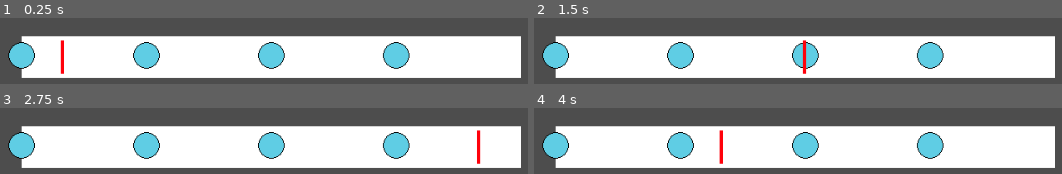
Above: before the commit, frames 1-4 (two rows, left to right).
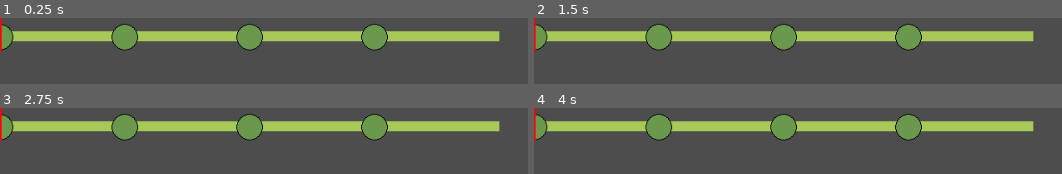
Above: after the commit, the same moments.

Repository: yjin910517/godot-puzzle-modules
Game: Godot game, scene res://Scenes/MusicRoll.tscn
Two runs of this game, one before a commit and one after it. Both use one fixed random seed, a clock stepped at 60 frames per second and the inputs below. The project has no main scene, so this scene is started directly.
Inputs:
- Up to frame 1 (0.25 s): no input
- Up to frame 2 (1.5 s): tap Enter at 0.5 s; tap F (drum_kick, bound only before the commit) at 0.6 s; tap G (goose, bound only after the commit) at 0.8, 1.35 s; tap Space at 1.25 s
- Up to frame 3 (2.75 s): tap L (lizard, bound only after the commit) at 1.55, 2.1 s; tap Enter at 2 s; tap F (drum_kick, bound only before the commit) at 2.3 s
- Up to frame 4 (4 s): tap Space at 2.75 s; tap F (drum_kick, bound only before the commit) at 2.85 s; tap G (goose, bound only after the commit) at 3.05, 3.6 s; tap Enter at 3.5 s; tap L (lizard, bound only after the commit) at 3.8 s

The runs differ from the first frame. In frame 1, 70% of the frame differs, in the area x 0-99%, y 0-91%; in frame 2, 70%; in frame 3, 70%; in frame 4, 70%.

Commit message:
set up three tracks for frog goose and lizard

Diff:
--- /dev/null
+++ b/natural_music_band/Scenes/Chorus.tscn
@@ -0,0 +1,45 @@
+[gd_scene load_steps=7 format=3 uid="uid://dkbjshy3iu3d0"]
+
+[ext_resource type="PackedScene" uid="uid://q6fdighwv8gx" path="res://Scenes/Frog.tscn" id="1_1h6dl"]
+[ext_resource type="Script" path="res://Scripts/music_sheet.gd" id="1_degoe"]
+[ext_resource type="Script" path="res://Scripts/chorus.gd" id="1_hchap"]
+[ext_resource type="PackedScene" uid="uid://cxofafwywmheh" path="res://Scenes/MusicRoll.tscn" id="2_5s5iq"]
+[ext_resource type="PackedScene" uid="uid://hehhdw124dta" path="res://Scenes/Goose.tscn" id="4_mocgu"]
+[ext_resource type="PackedScene" uid="uid://dhlr2nesh0d6n" path="res://Scenes/Lizard.tscn" id="6_gd15n"]
+
+[node name="Chorus" type="Control"]
+layout_mode = 3
+anchors_preset = 15
+anchor_right = 1.0
+anchor_bottom = 1.0
+grow_horizontal = 2
+grow_vertical = 2
+script = ExtResource("1_hchap")
+
+[node name="Background" type="ColorRect" parent="."]
+layout_mode = 1
+anchors_preset = 15
+anchor_right = 1.0
+anchor_bottom = 1.0
+grow_horizontal = 2
+grow_vertical = 2
+color = Color(0.94902, 0.909804, 0.811765, 1)
+
+[node name="MusicSheet" type="Control" parent="."]
+anchors_preset = 0
+offset_left = 115.0
+offset_top = 29.0
+offset_right = 850.0
+offset_bottom = 282.0
+script = ExtResource("1_degoe")
+
+[node name="MusicRoll" parent="MusicSheet" instance=ExtResource("2_5s5iq")]
+
+[node name="Frog" parent="." instance=ExtResource("1_1h6dl")]
+position = Vector2(441, 486)
+
+[node name="Lizard" parent="." instance=ExtResource("6_gd15n")]
+position = Vector2(310, 389)
+
+[node name="Goose" parent="." instance=ExtResource("4_mocgu")]
+position = Vector2(681, 421)
--- /dev/null
+++ b/natural_music_band/Scenes/Frog.tscn
@@ -0,0 +1,33 @@
+[gd_scene load_steps=6 format=3 uid="uid://q6fdighwv8gx"]
+
+[ext_resource type="Script" path="res://Scripts/sound_unit.gd" id="1_5piyq"]
+[ext_resource type="Texture2D" uid="uid://bghsf41qcvg15" path="res://Arts/frog_green1.png" id="1_kybfg"]
+[ext_resource type="Texture2D" uid="uid://db10exbrk334g" path="res://Arts/frog_green2.png" id="2_q5qad"]
+[ext_resource type="AudioStream" uid="uid://bm5f7dkycfc8j" path="res://Audio/unit_sound/frog_sound.wav" id="3_ecxde"]
+
+[sub_resource type="SpriteFrames" id="SpriteFrames_hm5fj"]
+animations = [{
+"frames": [{
+"duration": 1.0,
+"texture": ExtResource("2_q5qad")
+}, {
+"duration": 1.0,
+"texture": ExtResource("1_kybfg")
+}],
+"loop": false,
+"name": &"sing",
+"speed": 4.0
+}]
+
+[node name="Frog" type="Node2D"]
+script = ExtResource("1_5piyq")
+
+[node name="Sprite" type="AnimatedSprite2D" parent="."]
+scale = Vector2(2, 2)
+sprite_frames = SubResource("SpriteFrames_hm5fj")
+animation = &"sing"
+frame = 1
+frame_progress = 1.0
+
+[node name="Sound" type="AudioStreamPlayer2D" parent="."]
+stream = ExtResource("3_ecxde")
--- /dev/null
+++ b/natural_music_band/Scenes/Goose.tscn
@@ -0,0 +1,32 @@
+[gd_scene load_steps=6 format=3 uid="uid://hehhdw124dta"]
+
+[ext_resource type="Script" path="res://Scripts/sound_unit.gd" id="1_xf3x5"]
+[ext_resource type="Texture2D" uid="uid://0s2k6iehvhd5" path="res://Arts/goose2.png" id="2_fo5g8"]
+[ext_resource type="Texture2D" uid="uid://jmx8xmv73wan" path="res://Arts/goose1.png" id="3_tyycp"]
+[ext_resource type="AudioStream" uid="uid://dlqe06typ75h7" path="res://Audio/unit_sound/goose_sound.wav" id="4_kwa6t"]
+
+[sub_resource type="SpriteFrames" id="SpriteFrames_hm5fj"]
+animations = [{
+"frames": [{
+"duration": 1.0,
+"texture": ExtResource("2_fo5g8")
+}, {
+"duration": 1.0,
+"texture": ExtResource("3_tyycp")
+}],
+"loop": false,
+"name": &"sing",
+"speed": 4.0
+}]
+
+[node name="Goose" type="Node2D"]
+script = ExtResource("1_xf3x5")
+
+[node name="Sprite" type="AnimatedSprite2D" parent="."]
+scale = Vector2(2, 2)
+sprite_frames = SubResource("SpriteFrames_hm5fj")
+animation = &"sing"
+frame = 1
+
+[node name="Sound" type="AudioStreamPlayer2D" parent="."]
+stream = ExtResource("4_kwa6t")
--- /dev/null
+++ b/natural_music_band/Scenes/Lizard.tscn
@@ -0,0 +1,42 @@
+[gd_scene load_steps=8 format=3 uid="uid://dhlr2nesh0d6n"]
+
+[ext_resource type="Script" path="res://Scripts/sound_unit.gd" id="1_ku5ym"]
+[ext_resource type="Texture2D" uid="uid://b3jsmhsfedibf" path="res://Arts/lizard_green2.png" id="2_ugn08"]
+[ext_resource type="Texture2D" uid="uid://dn24ganpmtdm5" path="res://Arts/lizard_green1.png" id="3_45hxx"]
+[ext_resource type="Texture2D" uid="uid://rksvhcmcp1n1" path="res://Arts/lizard_green3.png" id="3_asyrj"]
+[ext_resource type="AudioStream" uid="uid://cd6j7cun4m0nm" path="res://Audio/unit_sound/lizard_sound.wav" id="4_owg7i"]
+[ext_resource type="Texture2D" uid="uid://bxi5gyvo6tigi" path="res://Arts/lizard_green4.png" id="4_rsfev"]
+
+[sub_resource type="SpriteFrames" id="SpriteFrames_hm5fj"]
+animations = [{
+"frames": [{
+"duration": 1.0,
+"texture": ExtResource("2_ugn08")
+}, {
+"duration": 1.0,
+"texture": ExtResource("3_asyrj")
+}, {
+"duration": 1.0,
+"texture": ExtResource("4_rsfev")
+}, {
+"duration": 1.0,
+"texture": ExtResource("3_45hxx")
+}],
+"loop": false,
+"name": &"sing",
+"speed": 16.0
+}]
+
+[node name="Lizard" type="Node2D"]
+script = ExtResource("1_ku5ym")
+
+[node name="Sprite" type="AnimatedSprite2D" parent="."]
+scale = Vector2(2, 2)
+sprite_frames = SubResource("SpriteFrames_hm5fj")
+animation = &"sing"
+frame = 3
+frame_progress = 1.0
+
+[node name="Sound" type="AudioStreamPlayer2D" parent="."]
+stream = ExtResource("4_owg7i")
+volume_db = -3.962
--- /dev/null
+++ b/natural_music_band/Scenes/MusicMarker.tscn
@@ -0,0 +1,19 @@
+[gd_scene load_steps=4 format=3 uid="uid://i5oitry2h1j"]
+
+[ext_resource type="Script" path="res://Scripts/music_marker.gd" id="1_xd4bh"]
+[ext_resource type="Texture2D" uid="uid://cvv27lf3u16jj" path="res://Arts/music_mark_frog.png" id="2_gjirx"]
+
+[sub_resource type="RectangleShape2D" id="RectangleShape2D_m3x21"]
+size = Vector2(4, 20)
+
+[node name="MusicMarker" type="Area2D"]
+script = ExtResource("1_xd4bh")
+metadata/_edit_group_ = true
+
+[node name="Sprite" type="Sprite2D" parent="."]
+scale = Vector2(2, 2)
+texture = ExtResource("2_gjirx")
+
+[node name="Collision" type="CollisionShape2D" parent="."]
+position = Vector2(2, 0)
+shape = SubResource("RectangleShape2D_m3x21")
--- a/natural_music_band/Scenes/MusicRoll.tscn
+++ b/natural_music_band/Scenes/MusicRoll.tscn
@@ -1,7 +1,22 @@
 [gd_scene load_steps=7 format=3 uid="uid://cxofafwywmheh"]
 
 [ext_resource type="Script" path="res://Scripts/music_roll.gd" id="1_awge2"]
-[ext_resource type="Texture2D" uid="uid://bteqauxm7g3xt" path="res://Arts/beat_mark_1.png" id="1_s1kcg"]
+[ext_resource type="PackedScene" uid="uid://bef5soljp4vhi" path="res://Scenes/TempoMarker.tscn" id="2_s3f05"]
+
+[sub_resource type="Animation" id="Animation_mbq25"]
+length = 0.001
+tracks/0/type = "value"
+tracks/0/imported = false
+tracks/0/enabled = true
+tracks/0/path = NodePath("../Ticker:position")
+tracks/0/interp = 1
+tracks/0/loop_wrap = true
+tracks/0/keys = {
+"times": PackedFloat32Array(0),
+"transitions": PackedFloat32Array(1),
+"update": 0,
+"values": [Vector2(-2, 0)]
+}
 
 [sub_resource type="Animation" id="Animation_8cnui"]
 resource_name = "start_end"
@@ -10,29 +25,14 @@
 tracks/0/type = "value"
 tracks/0/imported = false
 tracks/0/enabled = true
-tracks/0/path = NodePath("Ticker:position")
+tracks/0/path = NodePath("../Ticker:position")
 tracks/0/interp = 1
 tracks/0/loop_wrap = true
 tracks/0/keys = {
 "times": PackedFloat32Array(0, 3),
 "transitions": PackedFloat32Array(1, 1),
 "update": 0,
-"values": [Vector2(0, 5), Vector2(600, 5)]
-}
-
-[sub_resource type="Animation" id="Animation_mbq25"]
-length = 0.001
-tracks/0/type = "value"
-tracks/0/imported = false
-tracks/0/enabled = true
-tracks/0/path = NodePath("Ticker:position")
-tracks/0/interp = 1
-tracks/0/loop_wrap = true
-tracks/0/keys = {
-"times": PackedFloat32Array(0),
-"transitions": PackedFloat32Array(1),
-"update": 0,
-"values": [Vector2(0, 5)]
+"values": [Vector2(-2, 0), Vector2(600, 0)]
 }
 
 [sub_resource type="AnimationLibrary" id="AnimationLibrary_ad7pr"]
@@ -41,56 +41,51 @@
 "start_end": SubResource("Animation_8cnui")
 }
 
-[sub_resource type="SpriteFrames" id="SpriteFrames_hf6k5"]
-animations = [{
-"frames": [{
-"duration": 1.0,
-"texture": ExtResource("1_s1kcg")
-}],
-"loop": true,
-"name": &"default",
-"speed": 5.0
-}]
+[sub_resource type="RectangleShape2D" id="RectangleShape2D_0kpx5"]
+size = Vector2(1, 251.25)
 
-[node name="MVP" type="Control"]
+[node name="MusicRoll" type="Control"]
 layout_mode = 3
 anchors_preset = 0
-offset_right = 496.0
-offset_bottom = 89.0
+offset_right = 600.0
+offset_bottom = 45.0
 script = ExtResource("1_awge2")
 
 [node name="AnimationPlayer" type="AnimationPlayer" parent="."]
-root_node = NodePath("../Shelf")
+root_node = NodePath("../Axis")
 libraries = {
 "": SubResource("AnimationLibrary_ad7pr")
 }
 
-[node name="Shelf" type="ColorRect" parent="."]
+[node name="Axis" type="ColorRect" parent="."]
 layout_mode = 0
-offset_left = 26.0
-offset_top = 22.0
-offset_right = 626.0
-offset_bottom = 72.0
+offset_top = 16.0
+offset_right = 600.0
+offset_bottom = 28.0
+color = Color(0.654902, 0.788235, 0.341176, 1)
 
-[node name="BeatMarker1" type="AnimatedSprite2D" parent="Shelf"]
+[node name="Markers" type="Node2D" parent="."]
 position = Vector2(0, 23)
-sprite_frames = SubResource("SpriteFrames_hf6k5")
 
-[node name="BeatMarker2" type="AnimatedSprite2D" parent="Shelf"]
-position = Vector2(150, 23)
-sprite_frames = SubResource("SpriteFrames_hf6k5")
+[node name="Marker1" parent="Markers" instance=ExtResource("2_s3f05")]
 
-[node name="BeatMarker3" type="AnimatedSprite2D" parent="Shelf"]
-position = Vector2(300, 23)
-sprite_frames = SubResource("SpriteFrames_hf6k5")
+[node name="Marker2" parent="Markers" instance=ExtResource("2_s3f05")]
+position = Vector2(150, 0)
 
-[node name="BeatMarker4" type="AnimatedSprite2D" parent="Shelf"]
-position = Vector2(450, 23)
-sprite_frames = SubResource("SpriteFrames_hf6k5")
+[node name="Marker3" parent="Markers" instance=ExtResource("2_s3f05")]
+position = Vector2(300, 0)
 
-[node name="Ticker" type="ColorRect" parent="Shelf"]
-layout_mode = 0
-offset_top = 5.0
+[node name="Marker4" parent="Markers" instance=ExtResource("2_s3f05")]
+position = Vector2(450, 0)
+
+[node name="Ticker" type="Area2D" parent="."]
+position = Vector2(-2, 0)
+
+[node name="Icon" type="ColorRect" parent="Ticker"]
 offset_right = 4.0
-offset_bottom = 45.0
+offset_bottom = 40.0
 color = Color(1, 0.00392157, 0.0431373, 1)
+
+[node name="Collision" type="CollisionShape2D" parent="Ticker"]
+position = Vector2(1.5, 125.625)
+shape = SubResource("RectangleShape2D_0kpx5")
--- /dev/null
+++ b/natural_music_band/Scenes/TempoMarker.tscn
@@ -0,0 +1,39 @@
+[gd_scene load_steps=7 format=3 uid="uid://bef5soljp4vhi"]
+
+[ext_resource type="Script" path="res://Scripts/tempo_marker.gd" id="1_swywv"]
+[ext_resource type="Texture2D" uid="uid://croogwchgmsut" path="res://Arts/beat_mark2.png" id="2_pumtl"]
+[ext_resource type="Texture2D" uid="uid://dn1n53wtbo6gk" path="res://Arts/beat_mark1.png" id="3_hafo2"]
+[ext_resource type="AudioStream" uid="uid://bjyprxvrjgik8" path="res://Audio/tempo_tick.wav" id="4_wa6vr"]
+
+[sub_resource type="SpriteFrames" id="SpriteFrames_hf6k5"]
+animations = [{
+"frames": [{
+"duration": 1.0,
+"texture": ExtResource("2_pumtl")
+}, {
+"duration": 1.0,
+"texture": ExtResource("3_hafo2")
+}],
+"loop": false,
+"name": &"default",
+"speed": 5.0
+}]
+
+[sub_resource type="RectangleShape2D" id="RectangleShape2D_m3x21"]
+size = Vector2(4, 20)
+
+[node name="TempoMarker" type="Area2D"]
+script = ExtResource("1_swywv")
+metadata/_edit_group_ = true
+
+[node name="Sprite" type="AnimatedSprite2D" parent="."]
+sprite_frames = SubResource("SpriteFrames_hf6k5")
+frame = 1
+frame_progress = 1.0
+
+[node name="Collision" type="CollisionShape2D" parent="."]
+position = Vector2(2, 0)
+shape = SubResource("RectangleShape2D_m3x21")
+
+[node name="Sound" type="AudioStreamPlayer2D" parent="."]
+stream = ExtResource("4_wa6vr")
--- /dev/null
+++ b/natural_music_band/Scripts/chorus.gd
@@ -0,0 +1,22 @@
+extends Control
+
+@onready var music_sheet = $MusicSheet
+
+@onready var frog = $Frog
+@onready var goose = $Goose
+@onready var lizard = $Lizard
+
+var nodes_dict
+
+
+# Called when the node enters the scene tree for the first time.
+func _ready() -> void:
+
+	nodes_dict = {
+		"frog": {"y": 80, "node": frog},
+		"lizard": {"y": 160, "node": lizard},
+		"goose": {"y": 240, "node": goose}
+	}
+
+	music_sheet.initiate_sheet(nodes_dict)
+	music_sheet.start_recording()
--- /dev/null
+++ b/natural_music_band/Scripts/music_marker.gd
@@ -0,0 +1,31 @@
+extends Area2D
+
+
+signal note_hit()
+
+
+@onready var icon = $Sprite
+
+var texture_dataset = {
+	"frog": load("res://Arts/music_mark_frog.png"),
+	"goose": load("res://Arts/music_mark_goose.png"),
+	"lizard": load("res://Arts/music_mark_lizard.png"),
+
+}
+
+var marker_name
+
+
+# Called when the node enters the scene tree for the first time.
+func _ready() -> void:
+	connect("area_entered", Callable(self, "_on_area_entered"))
+
+
+func set_marker_connection(name, response_node):
+	marker_name = name
+	icon.texture = texture_dataset[marker_name]
+	connect("note_hit", Callable(response_node, "sing"))
+
+
+func _on_area_entered(area):
+	emit_signal("note_hit")
--- a/natural_music_band/Scripts/music_roll.gd
+++ b/natural_music_band/Scripts/music_roll.gd
@@ -1,17 +1,18 @@
 extends Control
 
 
-@onready var shelf = $Shelf
-@onready var ticker = $Shelf/Ticker
+@onready var ticker = $Ticker
 @onready var anime = $AnimationPlayer
 
 
 # Called when the node enters the scene tree for the first time.
 func _ready() -> void:
+	pass
+
+
+func play_rolling():
 	anime.play("start_end")
 
 
-# Called every frame. 'delta' is the elapsed time since the previous frame.
-func _process(delta: float) -> void:
-	if Input.is_action_just_pressed("drum_kick"):
-		print("Kick at ", round(ticker.position.x))
+func get_ticker_x():
+	return ticker.position.x
--- /dev/null
+++ b/natural_music_band/Scripts/music_sheet.gd
@@ -0,0 +1,57 @@
+extends Control
+
+
+@onready var music_roll = $MusicRoll
+
+var node_pairing
+
+var MarkerScene = preload("res://Scenes/MusicMarker.tscn")
+
+
+# Called when the node enters the scene tree for the first time.
+func _ready() -> void:
+	pass
+
+
+func initiate_sheet(nodes_dict):
+	node_pairing = nodes_dict
+
+
+func start_recording():
+	music_roll.play_rolling()
+
+
+# Called every frame. 'delta' is the elapsed time since the previous frame.
+func _process(delta: float) -> void:
+
+	var current_input
+	var pos_x
+
+	if Input.is_action_just_pressed("frog"):
+		current_input = "frog"
+		pos_x = music_roll.get_ticker_x()
+		add_music_marker(current_input, pos_x)
+
+	if Input.is_action_just_pressed("goose"):
+		current_input = "goose"
+		pos_x = music_roll.get_ticker_x()
+		add_music_marker(current_input, pos_x)
+
+	if Input.is_action_just_pressed("lizard"):
+		current_input = "lizard"
+		pos_x = music_roll.get_ticker_x()
+		add_music_marker(current_input, pos_x)
+
+func add_music_marker(marker_name, pos_x):
+
+	print(marker_name, " input at ", pos_x)
+
+	var new_marker = MarkerScene.instantiate()
+	add_child(new_marker)
+
+	var pos_y = node_pairing[marker_name]["y"]
+	var paired_node = node_pairing[marker_name]["node"]
+	paired_node.sing()
+	new_marker.position = Vector2(pos_x, pos_y)
+	new_marker.set_marker_connection(marker_name, paired_node)
+	new_marker.show()
--- /dev/null
+++ b/natural_music_band/Scripts/sound_unit.gd
@@ -0,0 +1,15 @@
+extends Node2D
+
+
+@onready var sprite = $Sprite
+@onready var sound = $Sound
+
+
+# Called when the node enters the scene tree for the first time.
+func _ready() -> void:
+	pass
+
+
+func sing():
+	sprite.play("sing")
+	sound.play()
--- /dev/null
+++ b/natural_music_band/Scripts/tempo_marker.gd
@@ -0,0 +1,15 @@
+extends Area2D
+
+
+@onready var sound = $Sound
+@onready var sprite = $Sprite
+
+
+# Called when the node enters the scene tree for the first time.
+func _ready() -> void:
+	connect("area_entered", Callable(self, "_on_area_entered"))
+
+
+func _on_area_entered(area):
+	sound.play()
+	sprite.play("default")
--- a/natural_music_band/project.godot
+++ b/natural_music_band/project.godot
@@ -21,9 +21,19 @@
 
 [input]
 
-drum_kick={
+frog={
 "deadzone": 0.5,
 "events": [Object(InputEventKey,"resource_local_to_scene":false,"resource_name":"","device":-1,"window_id":0,"alt_press …(192 unchanged characters)…
+]
+}
+goose={
+"deadzone": 0.5,
+"events": [Object(InputEventKey,"resource_local_to_scene":false,"resource_name":"","device":-1,"window_id":0,"alt_pressed":false,"shift_pressed":false,"ctrl_pressed":false,"meta_pressed":false,"pressed":false,"keycode":0,"physical_keycode":71,"key_label":0,"unicode":103,"location":0,"echo":false,"script":null)
+]
+}
+lizard={
+"deadzone": 0.5,
+"events": [Object(InputEventKey,"resource_local_to_scene":false,"resource_name":"","device":-1,"window_id":0,"alt_pressed":false,"shift_pressed":false,"ctrl_pressed":false,"meta_pressed":false,"pressed":false,"keycode":0,"physical_keycode":76,"key_label":0,"unicode":108,"location":0,"echo":false,"script":null)
 ]
 }
 
Binary file added: natural_music_band/Arts/beat_mark1.png
Not shown, added: natural_music_band/Arts/beat_mark1.png.import
Binary file added: natural_music_band/Arts/beat_mark2.png
Not shown, added: natural_music_band/Arts/beat_mark2.png.import
Binary file removed: natural_music_band/Arts/beat_mark_1.png
Binary file added: natural_music_band/Arts/frog_green1.png
Not shown, added: natural_music_band/Arts/frog_green1.png.import
Binary file added: natural_music_band/Arts/frog_green2.png
Not shown, added: natural_music_band/Arts/frog_green2.png.import
Binary file added: natural_music_band/Arts/goose1.png
Not shown, added: natural_music_band/Arts/goose1.png.import
Binary file added: natural_music_band/Arts/goose2.png
(and 32 more such lines)
